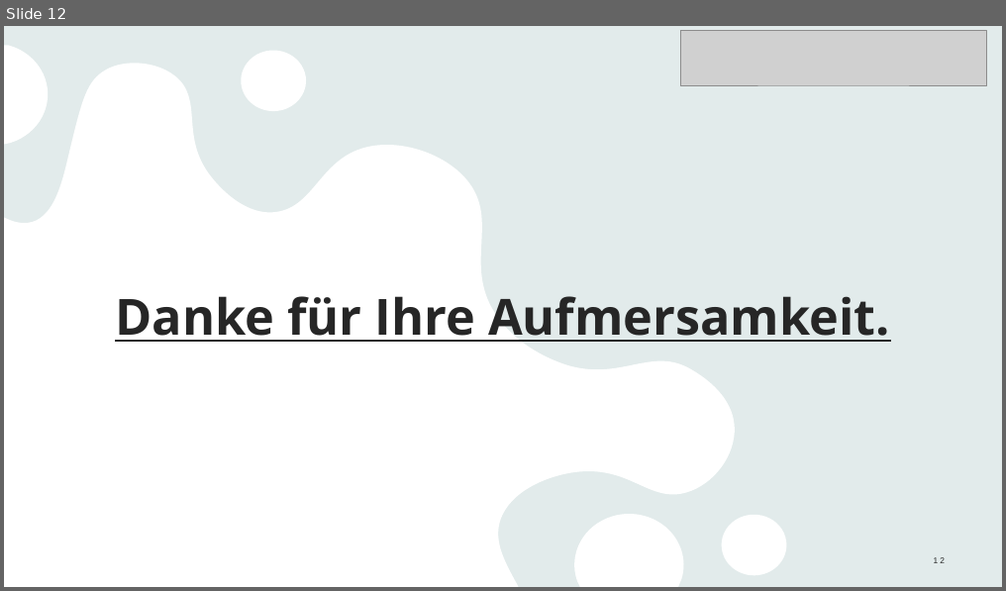
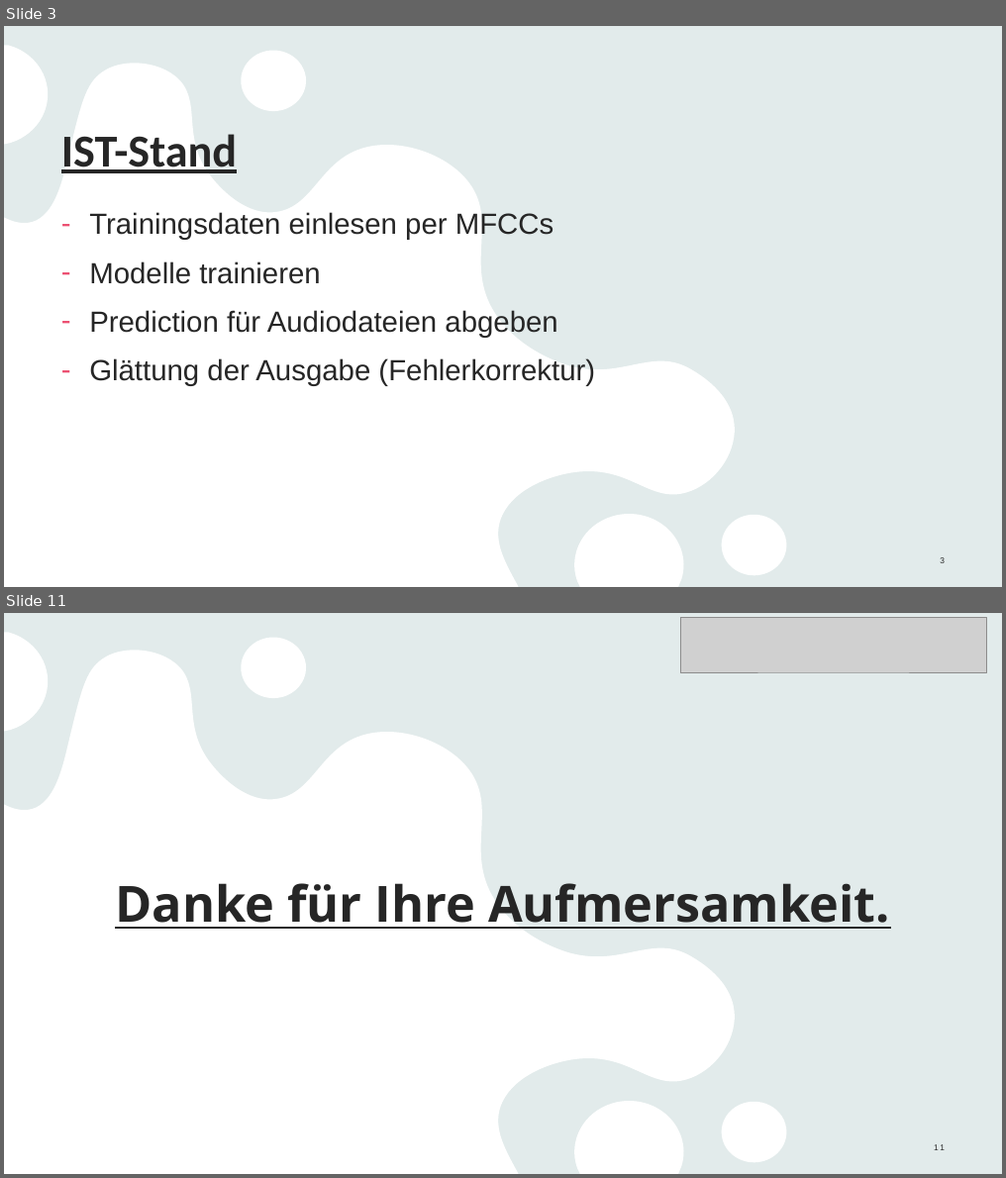
Before and after one commit to Linelle-7/Sprecherkennung-Deep-Learning-, a slide deck: VoiceRecognition_Zwischenstand .pptx. Shown one above the other, each under a label of ours: slide 12 before the commit, slides 3 and 11 after it; the slides between them are not shown. The pictures are 1006x591 and 1006x1178 pixels, drawn with LibreOffice and Linux fonts; fonts in the diff are those of the drawing; grey boxes stand for pictures. Boxes give left, top, right and bottom in pixels: in the first picture for what was removed or moved away, otherwise in the second. Text is boxed around its words. In the diff, an @@ line names an element or a change of style, - is before the commit and + after.

```diff
--- a/VoiceRecognition_Zwischenstand .pptx
+++ b/VoiceRecognition_Zwischenstand .pptx
@@ slide 3 added at box(4, 26, 1002, 587), background #E9F3F3; not listed: 2 template elements that a slide beside it also shows @@
@@ title added at box(61, 134, 237, 174), 44 pt, text #262626, bold, underline @@
+IST-Stand
@@ text added at box(89, 212, 595, 386), 28 pt, text #262626 @@
+– Trainingsdaten einlesen per MFCCs
+– Modelle trainieren
+– Prediction für Audiodateien abgeben
+– Glättung der Ausgabe (Fehlerkorrektur)
@@ page number added at box(940, 558, 944, 564), 8 pt, text #262626 @@
+3
@@ what was slide 12 is now slide 11 @@
@@ page number at box(934, 1145, 944, 1151): text changed @@
-12
+11
```
Also in this commit, not shown: 6 slides changed, 2 other slides added, 4 slides removed.
